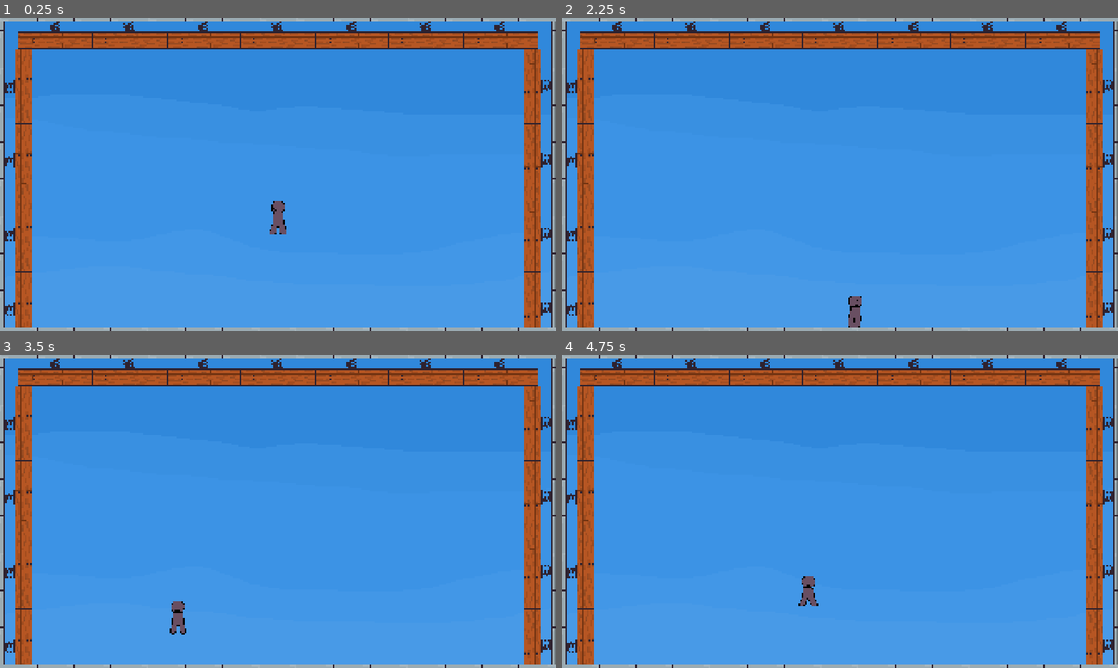
Above: before the commit, frames 1-4 (two rows, left to right).
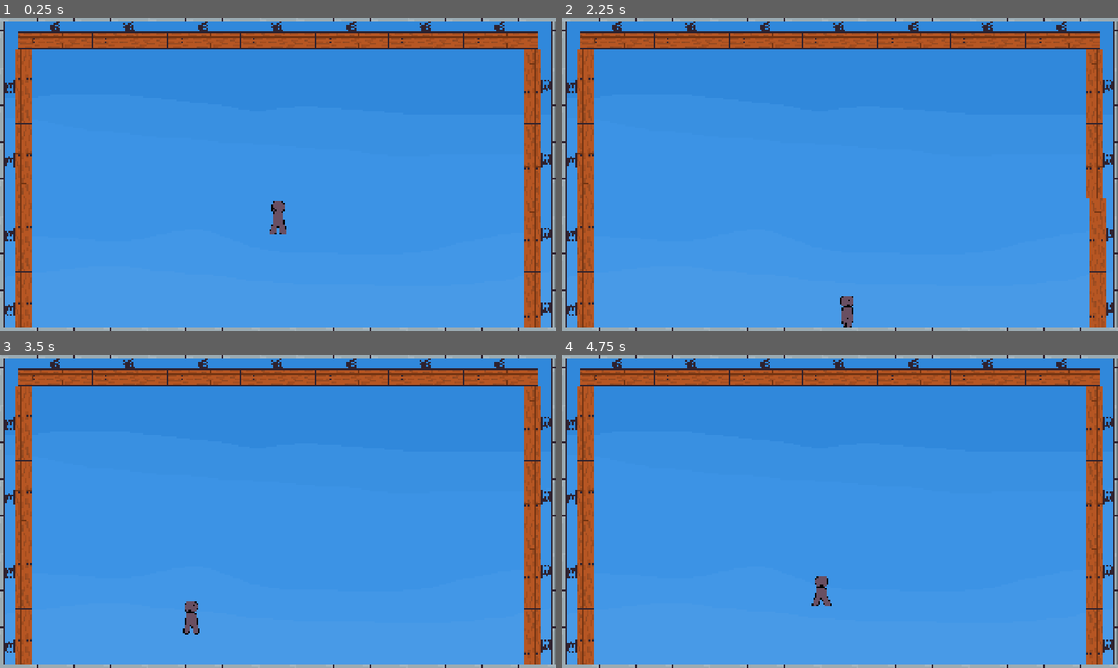
Above: after the commit, the same moments.

Repository: Sominnyusz/Vault
Game: Godot game, scene res://scenes/game.tscn
The game is run twice, just before and just after one commit, with the same random seed, the same clock (stepped at 60 frames per second) and the same inputs.
Inputs:
- Up to frame 1 (0.25 s): no input
- Up to frame 2 (2.25 s): hold D (move_Right) 0.53-2.03 s; tap Space (jump) at 0.77, 1.52 s; hold A (move_Left) from 2.03 s (still down)
- Up to frame 3 (3.5 s): release A (move_Left) at 2.78 s; hold D (move_Right) from 2.78 s (still down); tap Space (jump) at 3.02 s
- Up to frame 4 (4.75 s): tap Space (jump) at 3.77, 4.52 s; release D (move_Right) at 4.28 s; hold A (move_Left) from 4.28 s (still down)

The runs differ from the first frame. In frame 1, less than 0.1% of the frame differs, in the area x 74-76%, y 7-8%; in frame 2, 1.2%, in the area x 50-99%, y 7-99%; in frame 3, 0.4%; in frame 4, 0.4%.

Commit message:
V.0.2.: Bounceboard +

Diff:
--- a/scenes/bounceboard.tscn
+++ b/scenes/bounceboard.tscn
@@ -4,11 +4,35 @@
 [ext_resource type="Texture2D" uid="uid://csw2aclasb1ky" path="res://assets/bounceboard.png" id="1_p8mgr"]
 
 [sub_resource type="RectangleShape2D" id="RectangleShape2D_4cumu"]
-size = Vector2(128, 21)
+size = Vector2(128, 45)
 
 [sub_resource type="AtlasTexture" id="AtlasTexture_p8mgr"]
 atlas = ExtResource("1_p8mgr")
 region = Rect2(0, 0, 128, 128)
+
+[sub_resource type="AtlasTexture" id="AtlasTexture_cdnpn"]
+atlas = ExtResource("1_p8mgr")
+region = Rect2(0, 0, 128, 128)
+
+[sub_resource type="AtlasTexture" id="AtlasTexture_daqnd"]
+atlas = ExtResource("1_p8mgr")
+region = Rect2(128, 0, 128, 128)
+
+[sub_resource type="AtlasTexture" id="AtlasTexture_lei0g"]
+atlas = ExtResource("1_p8mgr")
+region = Rect2(256, 0, 128, 128)
+
+[sub_resource type="AtlasTexture" id="AtlasTexture_m4cxp"]
+atlas = ExtResource("1_p8mgr")
+region = Rect2(384, 0, 128, 128)
+
+[sub_resource type="AtlasTexture" id="AtlasTexture_p7hak"]
+atlas = ExtResource("1_p8mgr")
+region = Rect2(512, 0, 128, 128)
+
+[sub_resource type="AtlasTexture" id="AtlasTexture_1343g"]
+atlas = ExtResource("1_p8mgr")
+region = Rect2(640, 0, 128, 128)
 
 [sub_resource type="SpriteFrames" id="SpriteFrames_4cumu"]
 animations = [{
@@ -19,16 +43,65 @@
 "loop": 1,
 "name": &"default",
 "speed": 5.0
+}, {
+"frames": [{
+"duration": 1.0,
+"texture": SubResource("AtlasTexture_cdnpn")
+}, {
+"duration": 1.0,
+"texture": SubResource("AtlasTexture_daqnd")
+}, {
+"duration": 1.0,
+"texture": SubResource("AtlasTexture_lei0g")
+}, {
+"duration": 1.0,
+"texture": SubResource("AtlasTexture_m4cxp")
+}, {
+"duration": 1.0,
+"texture": SubResource("AtlasTexture_p7hak")
+}, {
+"duration": 1.0,
+"texture": SubResource("AtlasTexture_1343g")
+}, {
+"duration": 1.0,
+"texture": SubResource("AtlasTexture_1343g")
+}, {
+"duration": 1.0,
+"texture": SubResource("AtlasTexture_1343g")
+}, {
+"duration": 1.0,
+"texture": SubResource("AtlasTexture_1343g")
+}, {
+"duration": 1.0,
+"texture": SubResource("AtlasTexture_p7hak")
+}, {
+"duration": 1.0,
+"texture": SubResource("AtlasTexture_m4cxp")
+}, {
+"duration": 1.0,
+"texture": SubResource("AtlasTexture_lei0g")
+}, {
+"duration": 1.0,
+"texture": SubResource("AtlasTexture_daqnd")
+}, {
+"duration": 1.0,
+"texture": SubResource("AtlasTexture_cdnpn")
+}],
+"loop": 0,
+"name": &"vault",
+"speed": 40.0
 }]
 
 [node name="Bounceboard" type="Area2D" unique_id=909851020]
 script = ExtResource("1_cdnpn")
 
 [node name="Hitbox" type="CollisionShape2D" parent="." unique_id=876386184]
-position = Vector2(0, 25.5)
+position = Vector2(0, 30.5)
 shape = SubResource("RectangleShape2D_4cumu")
 
 [node name="AnimatedSprite2D" type="AnimatedSprite2D" parent="." unique_id=174865392]
 sprite_frames = SubResource("SpriteFrames_4cumu")
+animation = &"vault"
+autoplay = "default"
 
 [connection signal="body_entered" from="." to="." method="_on_body_entered"]
--- a/scripts/bounceboard.gd
+++ b/scripts/bounceboard.gd
@@ -6,9 +6,11 @@
 
 func _on_body_entered(body: Node2D) -> void:
 	if body.name == "Player":
+		sprite.play("vault")
 		if body.player_state != "Jump":
 			body.player_state = "Jump"
 		if get_parent().name == "Ceiling":
 			body.velocity.y = 800
 		else:
 			body.velocity.x = rad_to_deg(get_parent().rotation) * 30
+			body.velocity.y -= 200
Binary file changed: assets/bounceboard.png
